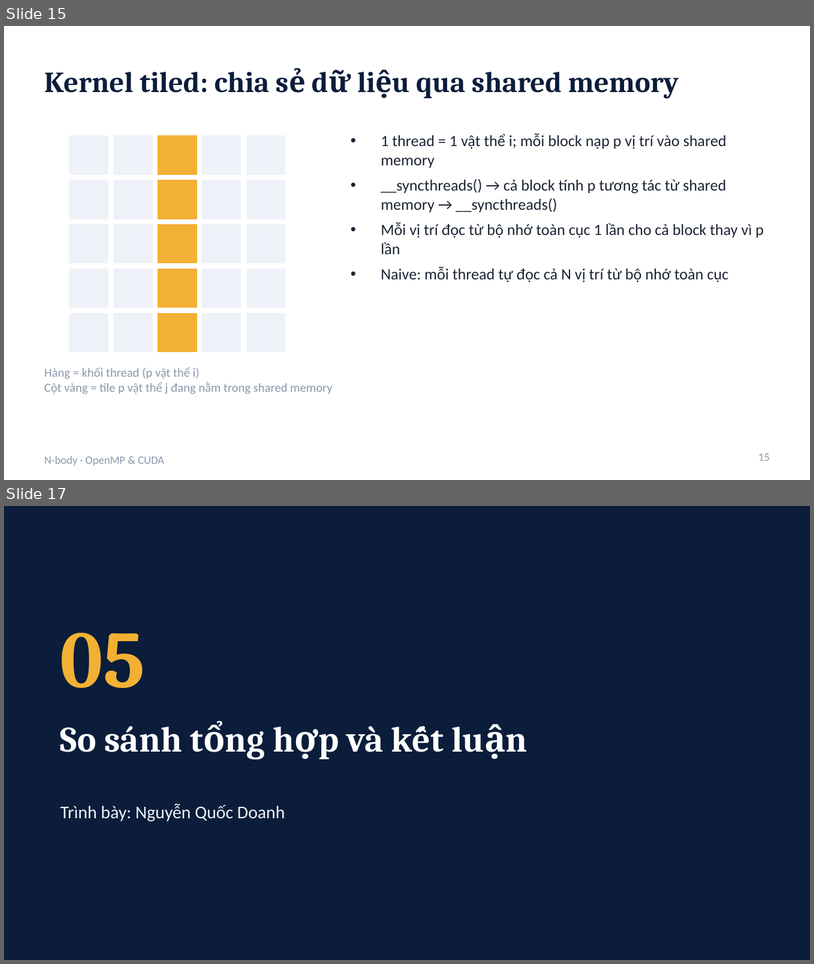
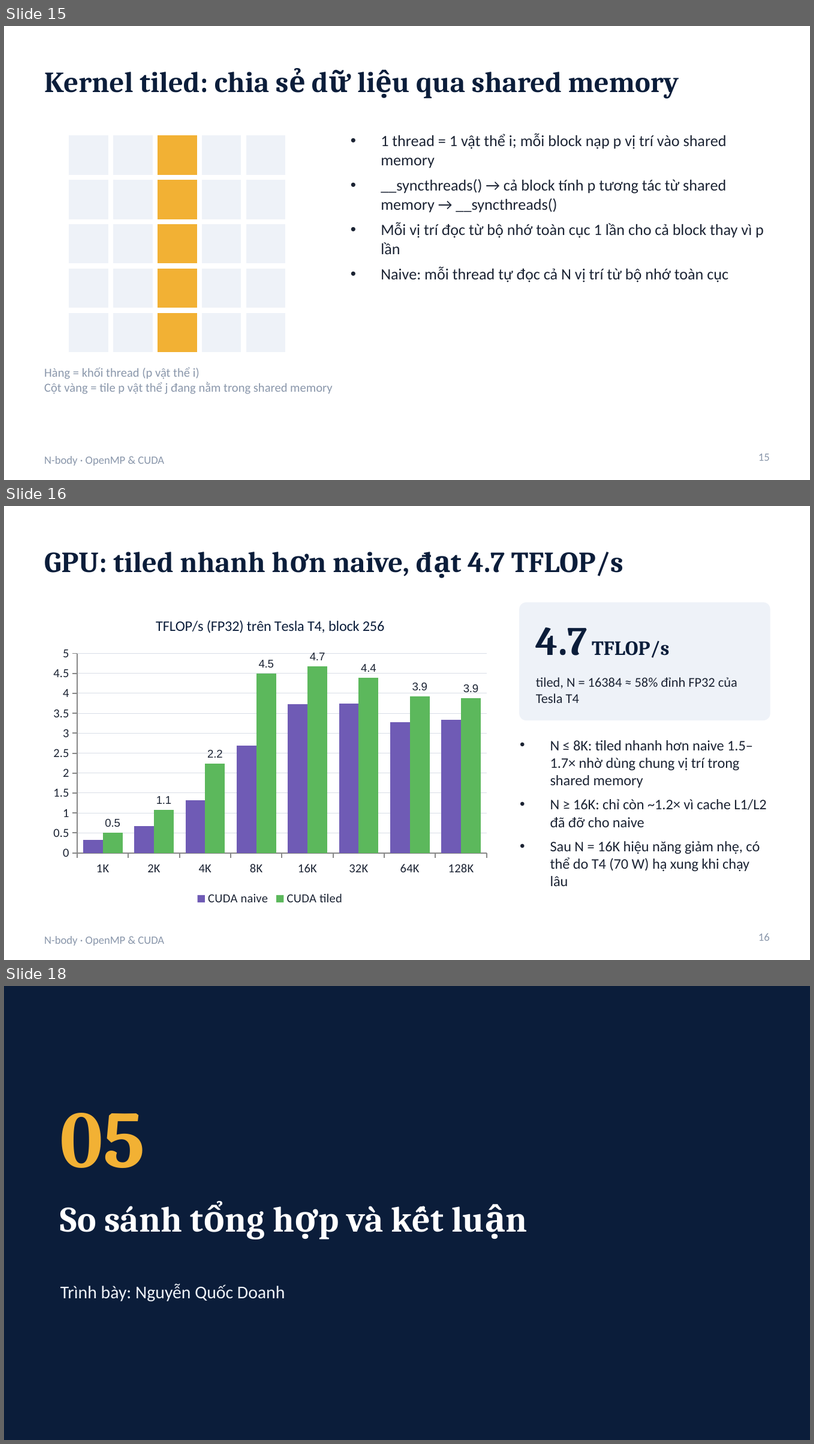
Before and after one commit to doanh9a246-afk/motcongmotbangmay, a slide deck: bao_cao/slide_nhom.pptx. Shown one above the other, each under a label of ours: slides 15 and 17 before the commit, slides 15, 16 and 18 after it; the slides between them are not shown. The pictures are 814x964 and 814x1444 pixels, drawn with LibreOffice and Linux fonts; fonts in the diff are those of the drawing. Boxes give left, top, right and bottom in pixels: in the first picture for what was removed or moved away, otherwise in the second. Text is boxed around its words. In the diff, an @@ line names an element or a change of style, - is before the commit and + after.

```diff
--- a/bao_cao/slide_nhom.pptx
+++ b/bao_cao/slide_nhom.pptx
@@ slide 16 added at bbox=[4, 506, 810, 960], background #FFFFFF; not listed: 1 template element that a slide beside it also shows @@
@@ title added at bbox=[44, 552, 624, 576], 26 pt, text #0B1D3A, bold @@
+GPU: tiled nhanh hơn naive, đạt 4.7 TFLOP/s
@@ column chart added at bbox=[44, 603, 496, 909] @@
+title "TFLOP/s (FP32) trên Tesla T4, block 256"
+categories: 1K, 2K, 4K, 8K, 16K, 32K, 64K, 128K
+CUDA naive: 0.3, 0.7, 1.3, 2.7, 3.7, 3.7, 3.3, 3.3
+CUDA tiled: 0.5, 1.1, 2.2, 4.5, 4.7, 4.4, 3.9, 3.9
@@ rounded rectangle added at bbox=[520, 603, 770, 720], fill #EEF2F8, outline #EEF2F8 1 pt @@
@@ text added at bbox=[536, 627, 669, 658], 18 pt, text #0B1D3A, bold @@
+4.7 TFLOP/s
@@ text added at bbox=[536, 677, 738, 703], 12 pt, text #1B2333 @@
+tiled, N = 16384 ≈ 58% đỉnh FP32 của Tesla T4
@@ text added at bbox=[551, 740, 767, 886], 13 pt, text #1B2333 @@
+• N ≤ 8K: tiled nhanh hơn naive 1.5–1.7× nhờ dùng chung vị trí trong shared memory
+• N ≥ 16K: chỉ còn ~1.2× vì cache L1/L2 đã đỡ cho naive
+• Sau N = 16K hiệu năng giảm nhẹ, có thể do T4 (70 W) hạ xung khi chạy lâu
@@ page number added at bbox=[759, 933, 770, 940], 10 pt, text #8A97AB @@
+16
@@ what was slide 17 is now slide 18 @@
```
Also in this commit, not shown: 6 slides changed, 1 other slide added, 1 slide removed.
